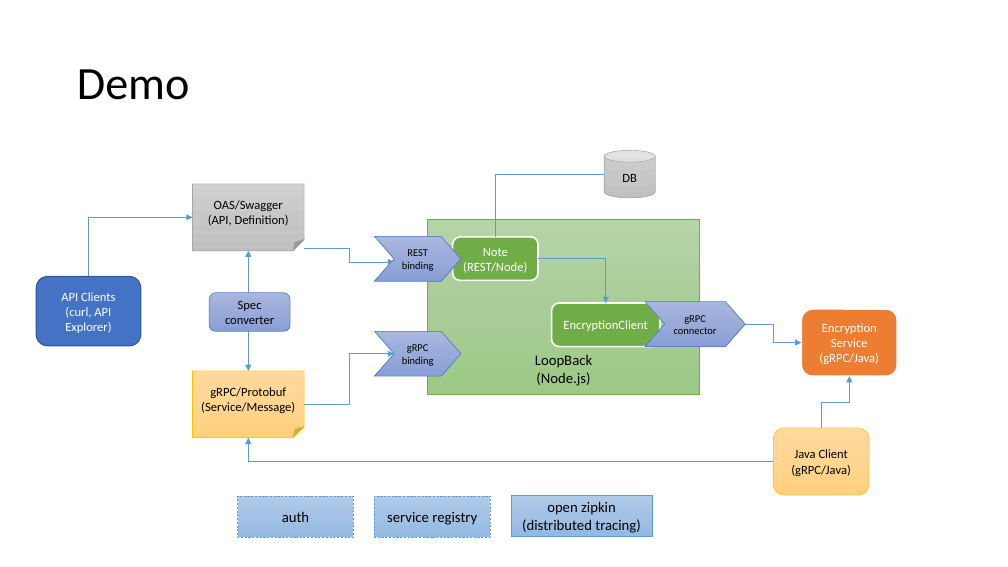
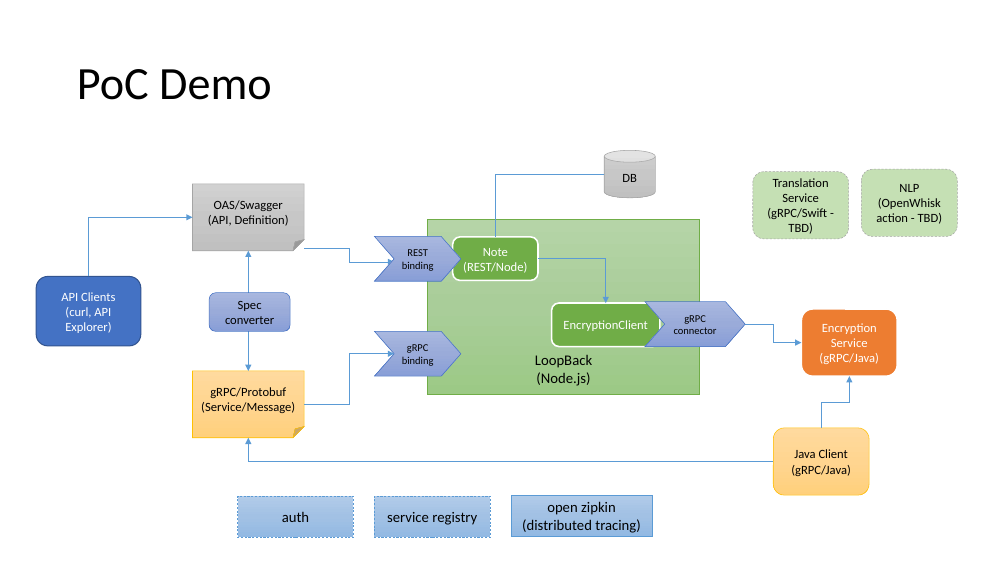
Before and after one commit to strongloop/loopback-example-polyglot, a slide deck: slide 11 of Polyglot Microservices.pptx. Drawn at 1008x567 pixels with LibreOffice and Linux fonts; fonts in the diff are those of the drawing. Boxes give left, top, right and bottom in pixels: in the first picture for what was removed or moved away, otherwise in the second. Text is boxed around its words. In the diff, an @@ line names an element or a change of style, - is before the commit and + after.

```diff
--- a/Polyglot Microservices.pptx
+++ b/Polyglot Microservices.pptx
@@ title at [77,69,272,100]: text changed @@
-Demo
+PoC Demo
@@ rounded rectangle added at [753,172,849,239], fill #C5E0B4, outline #A5A5A5 0.5 pt dashed, 12 pt, text #000000 @@
+Translation
+Service
+(gRPC/Swift - TBD)
@@ rounded rectangle added at [862,169,958,237], fill #C5E0B4, outline #A5A5A5 0.5 pt dashed, 12 pt, text #000000 @@
+NLP
+(OpenWhisk action - TBD)
```
Also in this commit, not shown: 2 other slides changed.
